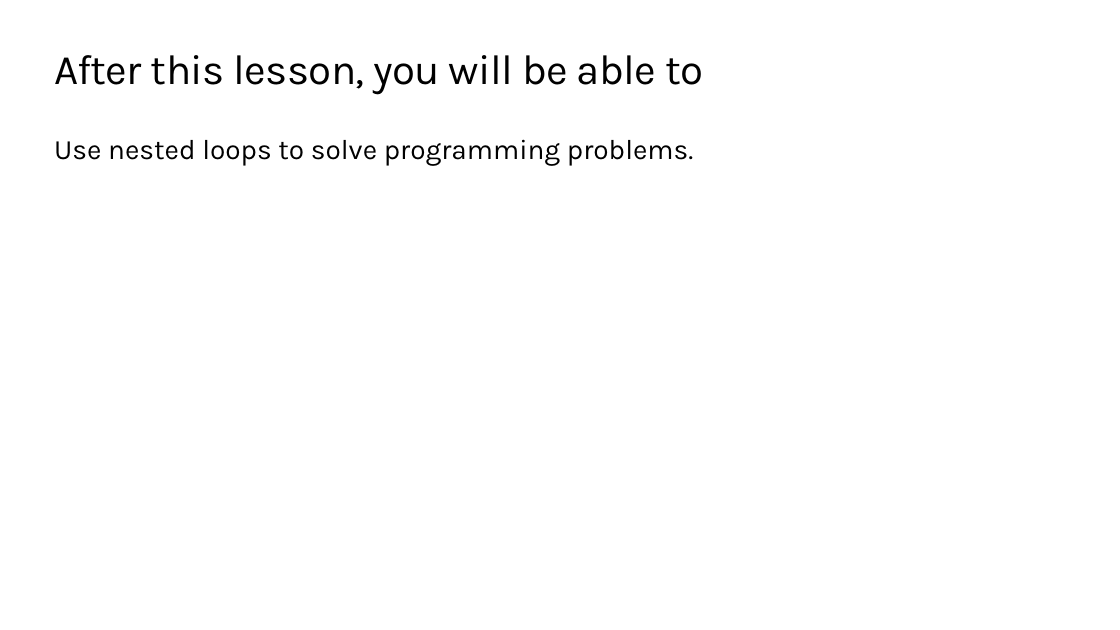
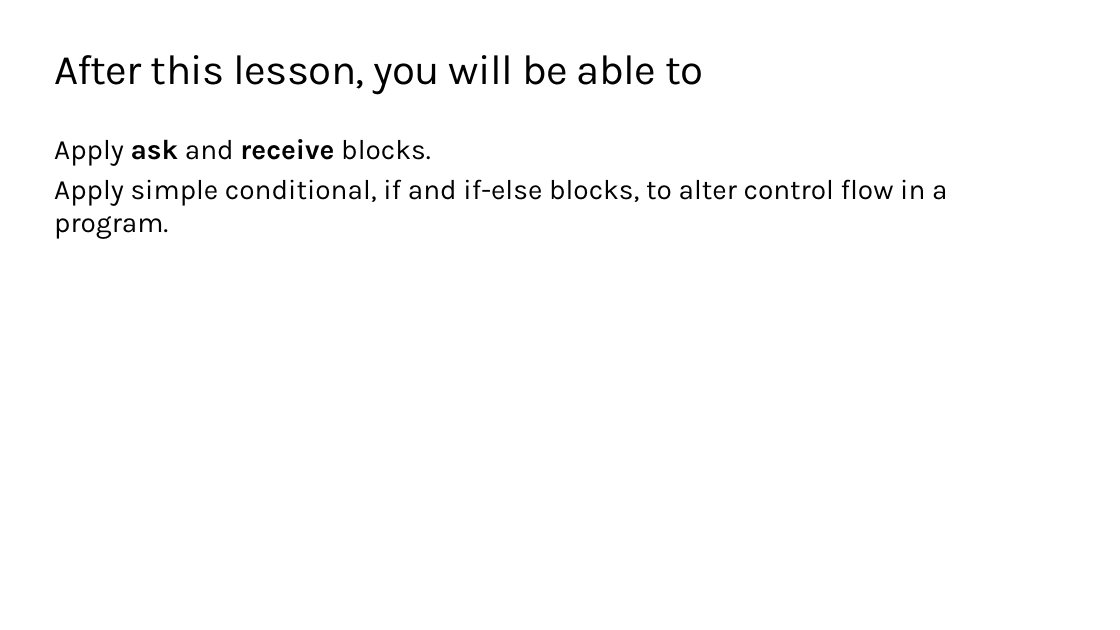
Before and after one commit to TEALSK12/introduction-to-computer-science, a slide deck: slide 2 of docs/slidedecks/TEALS SNAP 2.3.pptx. Drawn at 1120x630 pixels with LibreOffice and Linux fonts; fonts in the diff are those of the drawing; background and template pictures are left out. Boxes give left, top, right and bottom in pixels: in the first picture for what was removed or moved away, otherwise in the second. Text is boxed around its words. In the diff, an @@ line names an element or a change of style, - is before the commit and + after.

```diff
--- a/docs/slidedecks/TEALS SNAP 2.3.pptx
+++ b/docs/slidedecks/TEALS SNAP 2.3.pptx
@@ text at (54, 139, 947, 205): text changed @@
-Use nested loops to solve programming problems.
+Apply ask and receive blocks.
+Apply simple conditional, if and if-else blocks, to alter control flow in a program.
```
Also in this commit, not shown: 3 other slides changed, 3 slides added, 36 other files.
